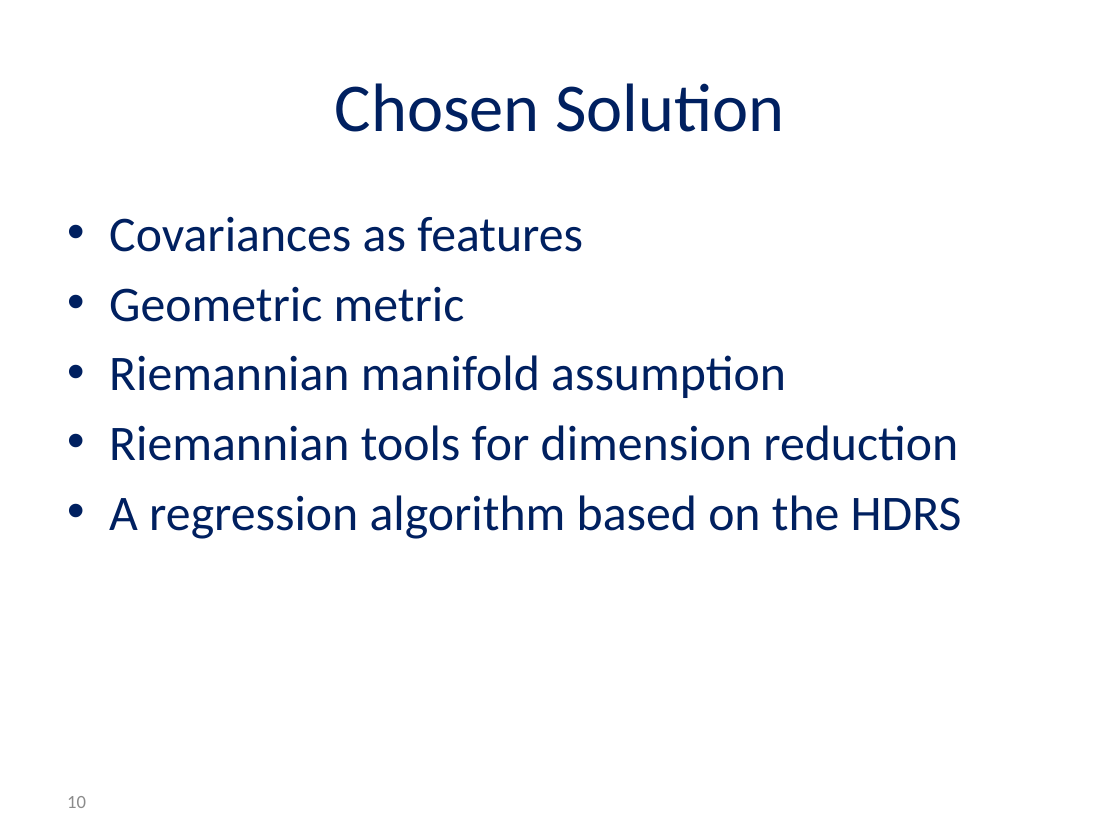
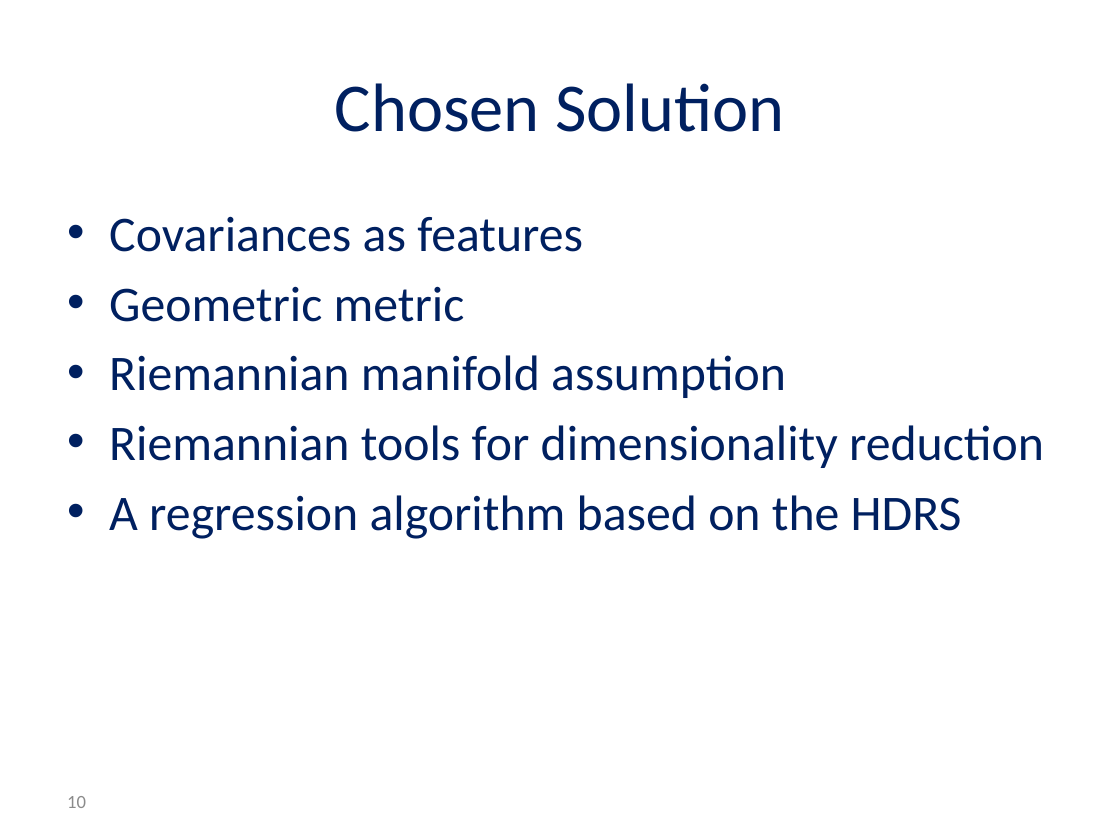
Before and after one commit to reggevlivney/BrainSway, a slide deck: slide 10 of Project_Midterm_Presentation.pptx. Drawn at 1120x840 pixels with LibreOffice and Linux fonts; fonts in the diff are those of the drawing; background and template pictures are left out. Boxes give left, top, right and bottom in pixels: in the first picture for what was removed or moved away, otherwise in the second. Text is boxed around its words. In the diff, an @@ line names an element or a change of style, - is before the commit and + after.

```diff
--- a/Project_Midterm_Presentation.pptx
+++ b/Project_Midterm_Presentation.pptx
@@ text at [109, 425, 1044, 468]: text changed @@
-• Riemannian tools for dimension reduction
+• Riemannian tools for dimensionality reduction
```
Also in this commit, not shown: 7 other slides changed, 3 slides added, 1 slide removed, 1 other file.
